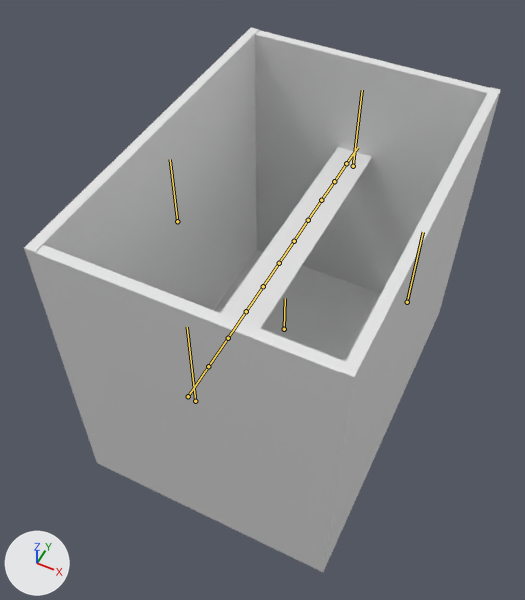
Before and after pictures for a commit that changed the Blender file blender/box.blend.
Before and after are seen from a 50 mm lens placed at (1.53, -3.45, 4.57), pointed at (-0.13, -0.14, 0.43). The lights are fixed; the arrows at lower left show +X, +Y and +Z. The older version comes first. The bones that bend it are drawn over the model as lines.

Objects in the first picture: 'Cube', 'tape_roll'.
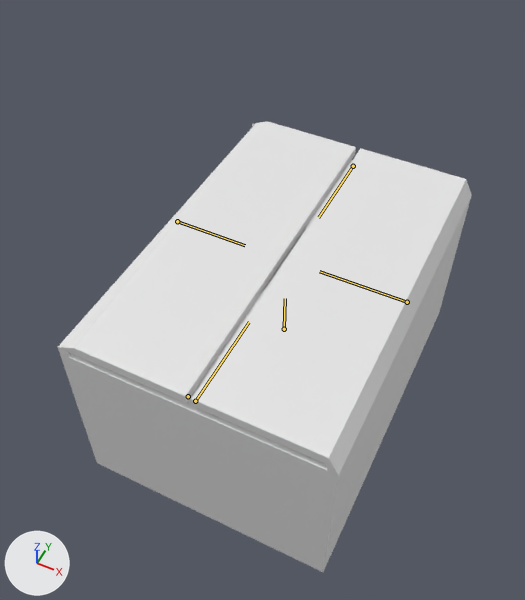
The newer file adds an action. The first version stands in its rest pose; the second is drawn at frame 0 of the action 'unlocked'.

What the commit changed:
Bone 'flap.l' (bone_flap_l) turns from (0, 0, 0) to (90, 0, 0) degrees about its own x, y and z.
Bone 'flap.r' (bone_flap_r) turns from (0, 0, 0) to (-90, 0, 0) degrees about its own x, y and z.
Bone 'flap.f' (bone_flap_f) turns from (0, 0, 0) to (0, 0, -90) degrees about its own x, y and z.
Bone 'flap.b' (bone_flap_b) turns from (0, 0, 0) to (0, 0, 90) degrees about its own x, y and z.
Bone 'tape.000' (bone_tape_000) is rescaled from (1.0, 1.0, 1.0) to (0.0, 0.0, 0.0).

Boxes (x1, y1, x2, y2) around the edits, measured in the pictures (525 x 600 px):
'Cube', posed (13% narrower, 17% shorter)
    before: (24, 28, 501, 572)
    after: (58, 121, 472, 572)
bone 'flap.l', root to tip
    before: (353, 166) to (362, 90)
    after: (353, 166) to (318, 217)
bone 'flap.r', root to tip
    before: (195, 401) to (187, 327)
    after: (195, 401) to (249, 322)
bone 'flap.f', root to tip
    before: (177, 221) to (170, 159)
    after: (177, 221) to (245, 245)
bone 'flap.b', root to tip
    before: (407, 302) to (423, 232)
    after: (407, 302) to (319, 271)
bone 'tape.000', root to tip
    before: (188, 396) to (208, 366)
    after: (188, 396) to (188, 396)
